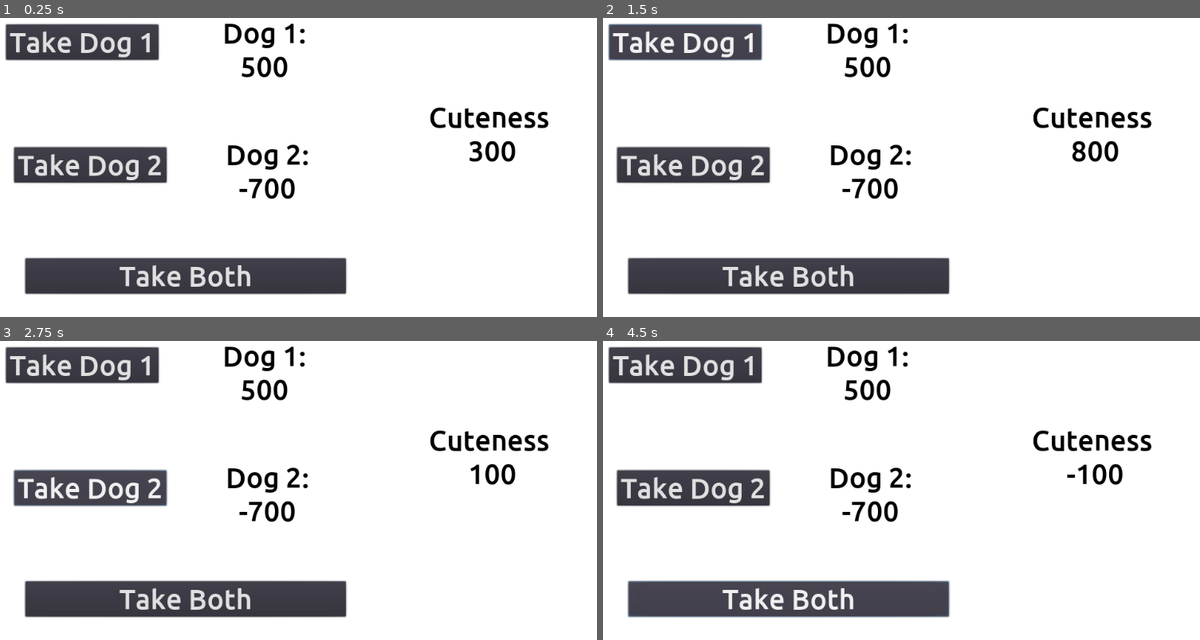
Above: before the commit, frames 1-4 (two rows, left to right).
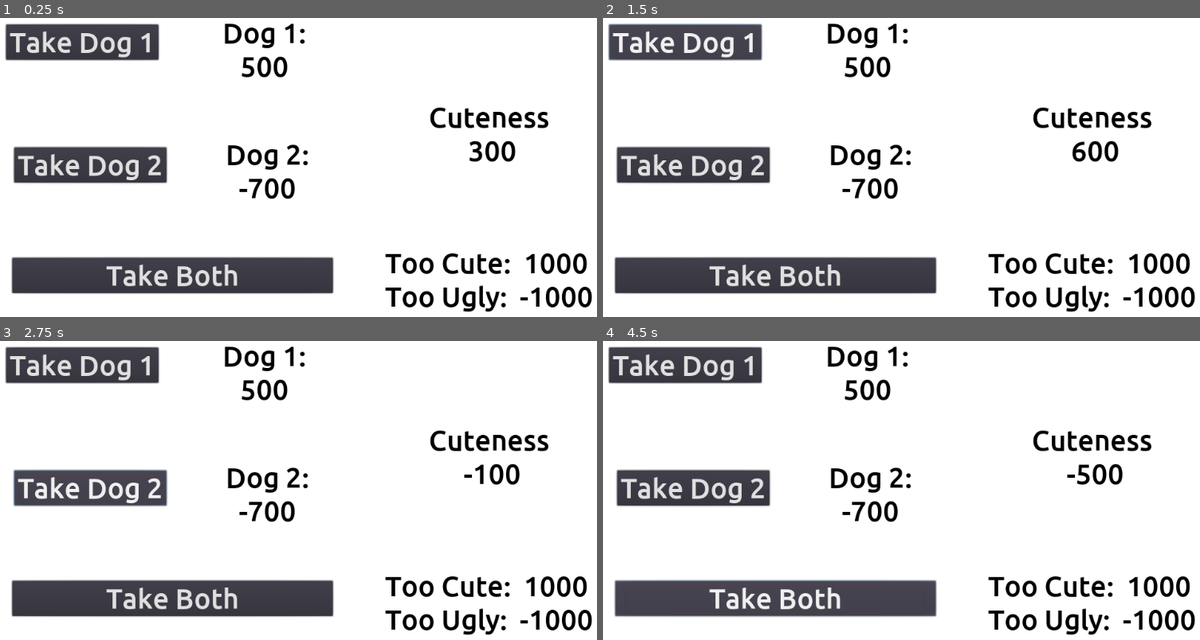
Above: after the commit, the same moments.

Repository: Harrison-Winters/Puppy_Paradise_Game_Jam
Game: Godot game, scene res://Main.tscn
The game is run twice, just before and just after one commit, with the same random seed, the same clock (stepped at 60 frames per second) and the same inputs.
Inputs:
- Up to frame 1 (0.25 s): no input
- Up to frame 2 (1.5 s): click "Take Both" at 0.5 s; click "Take Dog 1" at 1.25 s
- Up to frame 3 (2.75 s): click "Take Dog 2" at 2 s
- Up to frame 4 (4.5 s): click "Take Dog 1" at 2.75 s; click "Take Dog 2" at 3.5 s; click "Take Both" at 4.25 s

The runs differ from the first frame. In frame 1, 4.2% of the frame differs, in the area x 1-100%, y 78-99%; in frame 2, 4.3%; in frame 3, 4.7%, in the area x 1-100%, y 40-99%; in frame 4, 4.5%.

Commit message:
Both Button Prototype Working
Also added labels for min/max values

Diff:
--- a/Main.gd
+++ b/Main.gd
@@ -14,5 +14,8 @@
 	store_cute = store_cute + $Dog2.cuteness
 
 
+func _on_BothButtons_pressed():
+	store_cute = store_cute + $Dog1.cuteness + $Dog2.cuteness
+
 func _process(delta):
 	$GUI/CurrCute.text = "Cuteness \n" + str(store_cute)
--- a/Main.tscn
+++ b/Main.tscn
@@ -40,7 +40,7 @@
 300"
 align = 1
 
-[node name="Dog1" type="Label" parent="GUI"]
+[node name="Dog1Label" type="Label" parent="GUI"]
 margin_left = 294.0
 margin_top = 101.0
 margin_right = 633.0
@@ -51,7 +51,7 @@
 500"
 align = 1
 
-[node name="Dog2" type="Label" parent="GUI"]
+[node name="Dog2Label" type="Label" parent="GUI"]
 margin_left = 401.0
 margin_top = 297.0
 margin_right = 535.0
@@ -79,12 +79,22 @@
 text = "Take Dog 2"
 
 [node name="BothButtons" type="Button" parent="GUI"]
-margin_left = 79.0
-margin_top = 490.0
-margin_right = 594.0
-margin_bottom = 547.0
+margin_left = 58.0
+margin_top = 489.0
+margin_right = 573.0
+margin_bottom = 546.0
 custom_fonts/font = ExtResource( 2 )
 text = "Take Both"
+
+[node name="WinLoseLabel" type="Label" parent="GUI"]
+margin_left = 657.0
+margin_top = 472.0
+margin_right = 991.0
+margin_bottom = 577.0
+custom_colors/font_color = Color( 0, 0, 0, 1 )
+custom_fonts/font = ExtResource( 2 )
+text = "Too Cute:  1000
+Too Ugly:  -1000"
 
 [node name="Dog1" type="Node2D" parent="."]
 script = ExtResource( 5 )
@@ -94,3 +104,4 @@
 
 [connection signal="pressed" from="GUI/1Button" to="." method="_on_1Button_pressed"]
 [connection signal="pressed" from="GUI/2Button" to="." method="_on_2Button_pressed"]
+[connection signal="pressed" from="GUI/BothButtons" to="." method="_on_BothButtons_pressed"]
